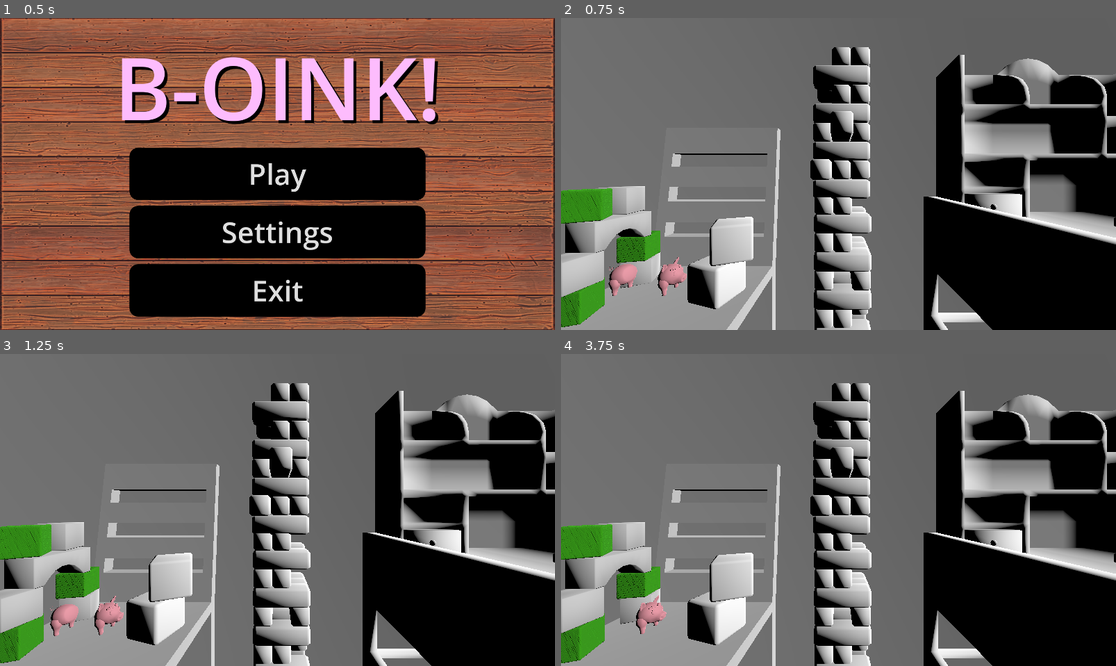
Above: before the commit, frames 1-4 (two rows, left to right).
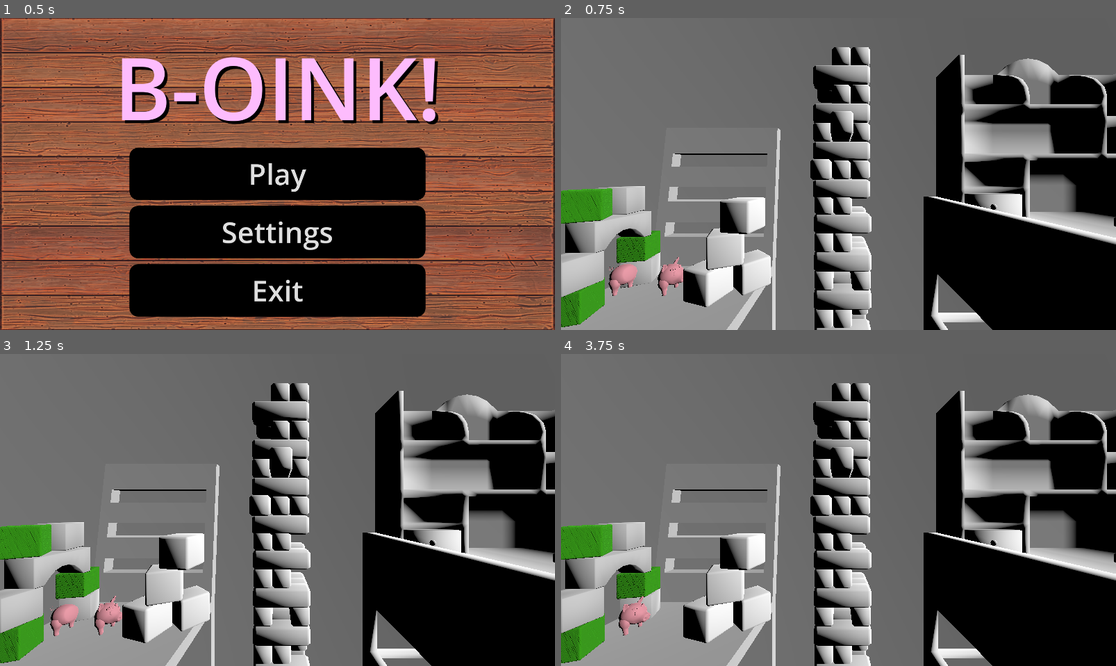
Above: after the commit, the same moments.

Repository: CoffeeMugTwo/b_oink
Game: Godot game, scene res://Scenes/main_menu.tscn
The game is run twice, just before and just after one commit, with the same random seed, the same clock (stepped at 60 frames per second) and the same inputs.
Inputs:
- Up to frame 1 (0.5 s): no input
- Up to frame 2 (0.75 s): click "Play" at 0.5 s
- Up to frame 3 (1.25 s): no input
- Up to frame 4 (3.75 s): tap Enter (ui_accept) at 1.25, 3.5 s; hold Right (p1_right) 1.28-2.03 s; hold Keypad 0 (p1_hold) 1.28-2.03 s; tap Space (p1_jump) at 1.52, 2.27 s; hold Down (ui_down) 2.03-2.78 s; tap Shift (p2_hold) at 2.1 s; hold Right (p1_right) 2.78-3.53 s; hold A (p2_left) 2.78-3.53 s; hold Up (ui_up) from 3.53 s (still down); tap D (p2_right) at 3.6 s

Frame 1 is identical in both runs. In frame 2, 2.4% of the frame differs, in the area x 22-38%, y 57-94%; in frame 3, 2.4%; in frame 4, 3.0%, in the area x 10-38%, y 57-94%.

Commit message:
World Edit

Diff:
--- a/b-oink/Scenes/World.tscn
+++ b/b-oink/Scenes/World.tscn
@@ -1420,10 +1420,10 @@
 transform = Transform3D(0.5285932, -0.28664255, -0.35836482, 0, 0.54664487, -0.43724066, 0.45890006, 0.33017492, 0.41278964, 65.776596, 10.470605, -3.4434896)
 
 [node name="Buchstabenklotz" type="StaticBody3D" parent="."]
-transform = Transform3D(0.66903716, 0, -0.20588657, 0, 0.7, 0, 0.20588657, 0, 0.66903716, 36.167454, 5.5817294, 0)
+transform = Transform3D(0.57346046, 0, -0.17647421, 0, 0.6, 0, 0.17647421, 0, 0.57346046, 35.75926, 5.5817294, 0)
 
 [node name="CollisionShape3D" type="CollisionShape3D" parent="Buchstabenklotz"]
-transform = Transform3D(1.8999997, 0, 2.9802322e-07, 0, 1.9, 0, -2.9802322e-07, 0, 1.8999997, -0.6481552, 1.0372853, 0.19946003)
+transform = Transform3D(1.7402909, 0, 0.76248604, 0, 1.8999996, 0, -0.76248604, 0, 1.7402909, -0.9171829, 1.0372858, 0.28225136)
 shape = SubResource("BoxShape3D_y1bqn")
 
 [node name="Buchstabenklotz_LP2" parent="Buchstabenklotz" instance=ExtResource("26_0bcf6")]
@@ -1473,13 +1473,33 @@
 transform = Transform3D(-3.3204206e-08, 0.7596237, -0.25094208, -0.80000013, -3.496912e-08, 0, -1.0969027e-08, 0.25094205, 0.7596236, 34.23835, 2.0023417, 0.72822034)
 
 [node name="Buchstabenklotz2" type="StaticBody3D" parent="."]
-transform = Transform3D(-0.6439613, 0, -0.27443373, 0, 0.7, 0, 0.27443373, 0, -0.6439613, 35.803375, 6.981603, 0.14610004)
+transform = Transform3D(-0.55196685, 0, -0.23522894, 0, 0.6, 0, 0.23522894, 0, -0.55196685, 35.42555, 6.817176, 0.14610004)
 
 [node name="CollisionShape3D" type="CollisionShape3D" parent="Buchstabenklotz2"]
+transform = Transform3D(1.8999996, 0, 4.172325e-07, 0, 1.9, 0, -4.172325e-07, 0, 1.8999996, -0.9678993, 1.0372858, 0.063194275)
+shape = SubResource("BoxShape3D_y1bqn")
+
+[node name="Buchstabenklotz_LP2" parent="Buchstabenklotz2" instance=ExtResource("26_0bcf6")]
+transform = Transform3D(1, 0, 2.9802322e-08, 0, 1, 0, -2.9802322e-08, 0, 1, -0.9536514, 0, 0.08409119)
+
+[node name="Buchstabenklotz3" type="StaticBody3D" parent="."]
+transform = Transform3D(0.10870278, 0, 0.59007096, 0, 0.6, 0, -0.59007096, 0, 0.10870278, 36.520504, 8.04098, -0.5770633)
+
+[node name="CollisionShape3D" type="CollisionShape3D" parent="Buchstabenklotz3"]
 transform = Transform3D(1.8999997, 0, 2.9802322e-07, 0, 1.9, 0, -2.9802322e-07, 0, 1.8999997, -0.6481552, 1.0372853, 0.19946003)
 shape = SubResource("BoxShape3D_y1bqn")
 
-[node name="Buchstabenklotz_LP2" parent="Buchstabenklotz2" instance=ExtResource("26_0bcf6")]
+[node name="Buchstabenklotz_LP2" parent="Buchstabenklotz3" instance=ExtResource("26_0bcf6")]
 transform = Transform3D(1, 0, 2.9802322e-08, 0, 1, 0, -2.9802322e-08, 0, 1, -0.66835403, 0, 0.20567608)
 
+[node name="Buchstabenklotz4" type="StaticBody3D" parent="."]
+transform = Transform3D(0.40646458, 0, 0.44134632, 0, 0.59999996, 0, -0.44134632, 0, 0.40646458, 36.769234, 5.5817294, -1.1364647)
+
+[node name="CollisionShape3D" type="CollisionShape3D" parent="Buchstabenklotz4"]
+transform = Transform3D(1.8999997, 0, 2.9802322e-07, 0, 1.9, 0, -2.9802322e-07, 0, 1.8999997, -0.6481552, 1.0372853, 0.19946003)
+shape = SubResource("BoxShape3D_y1bqn")
+
+[node name="Buchstabenklotz_LP2" parent="Buchstabenklotz4" instance=ExtResource("26_0bcf6")]
+transform = Transform3D(1, 0, 2.9802322e-08, 0, 1, 0, -2.9802322e-08, 0, 1, -0.66835403, 0, 0.20567608)
+
 [connection signal="all_players_inside" from="EndZone" to="." method="_on_end_zone_all_players_inside"]
